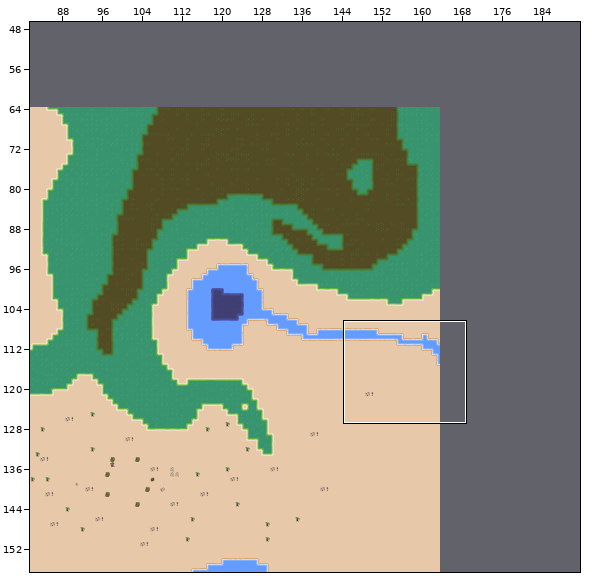
Two states of a Tiled map, map/solidity.tmx. Above: a wide view before the commit, with the close-up outlined.
Close-up. Before the commit:
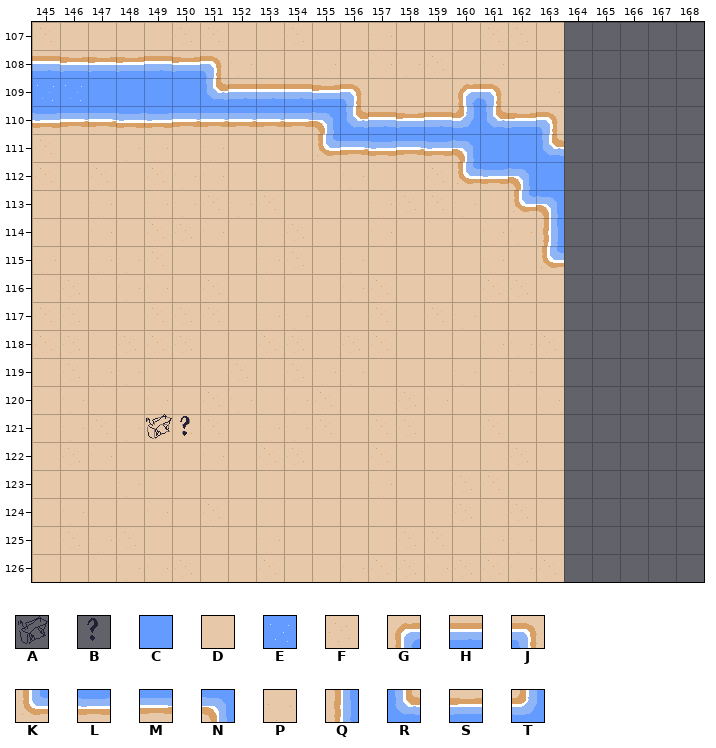
Cells are 32x32 px. Shown: x 145..168, y 107..126. The commit also changed other parts of the map, which this record leaves out. The old version is drawn lined up with the new one.
Key: from "basic-sprites": A 8 "Palm", B 9 "Palm"; from "solidterrain": C 0, D 1, E 16, F 17, G 32, H 33, J 34, K 64, L 65, M 81, N 82, P 97, Q 98, R 112, S 113, T 114.
_ is an empty cell.
Layers that did not change in this view are not listed.
Layer "terrain" before, first column x 145:
107 FDDDDFFDDFDDPDDDFFD_____
108 HSSSHSJPDDPDPPFDPDD_____
109 EECCCCRHHHSJDDDGJDP_____
110 LMMLLMMMMMNRHSHTRSJ_____
111 FDDPPDPDDDKMLMLNCCR_____
112 FDFDFPPDDDDPDDFKLNC_____
113 DDPDPPFPFDDDPFFPDKN_____
114 DDPDFFPDDFDDPDDDPPQ_____
115 PDPPFDDDPFDPDDDDPDK_____
116 DFDPPDFDDDDPFDDDFFD_____
117 FFDDFFFDPPDDFDFPDDD_____
118 FFDFFFDDFFDFFDDDPPF_____
119 DFPPDDDFDFPPDDDPDPD_____
120 DPDDPDFPDPFDDFPDDDP_____
121 DPFPDFFDPPFDFFDDFDD_____
122 DFPDDDPDFFDDFDDDDFD_____
123 DDDPDDDDDDDDPDDFFDD_____
124 DPDDPDFDDDDDDDDFDFD_____
125 DFPFDDDDPDDDDFFDPPD_____
126 DDDPPFDDFDDPFFPFFPF_____
Once edited:
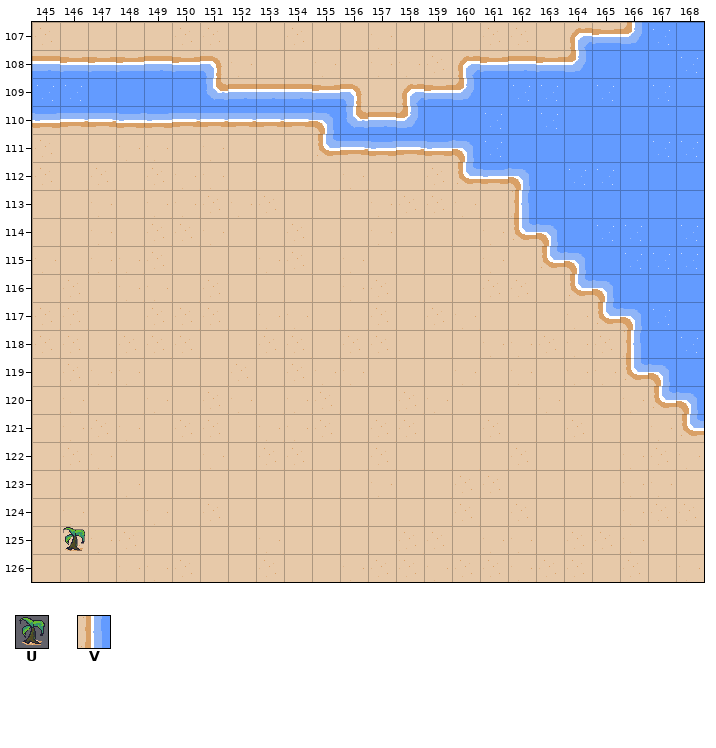
Further tiles: from "basic-sprites": U 0 "BabyPalm"; from "solidterrain": V 48.
The exact change:
Changed rows in their new state; . is an unchanged cell.
map size 128x128 -> 192x192 cells (old content now starts at 36,64; both pictures use the new coordinates)
Layer "terrain":
first column x 158:
107 ......GSTEC
108 ..GSHSTCCCE
109 GSTCEECECEC
110 TCCECECCCCC
111 .....CCCCEE
112 ......EECCC
113 ....VCCCCCC
114 ....KNCEECE
115 ......NCEEE
116 ......KNCCC
117 ......PKNEC
118 ......PFVCE
119 ......PPKNC
120 ......DDPKN
121 ......FDDPK
122 ......DDPFP
123 ......DDPPD
124 ......DDPFF
125 ......FFPDD
126 ......FDFDP
Layer "flora":
first column x 149:
121 __
first column x 146:
125 U
